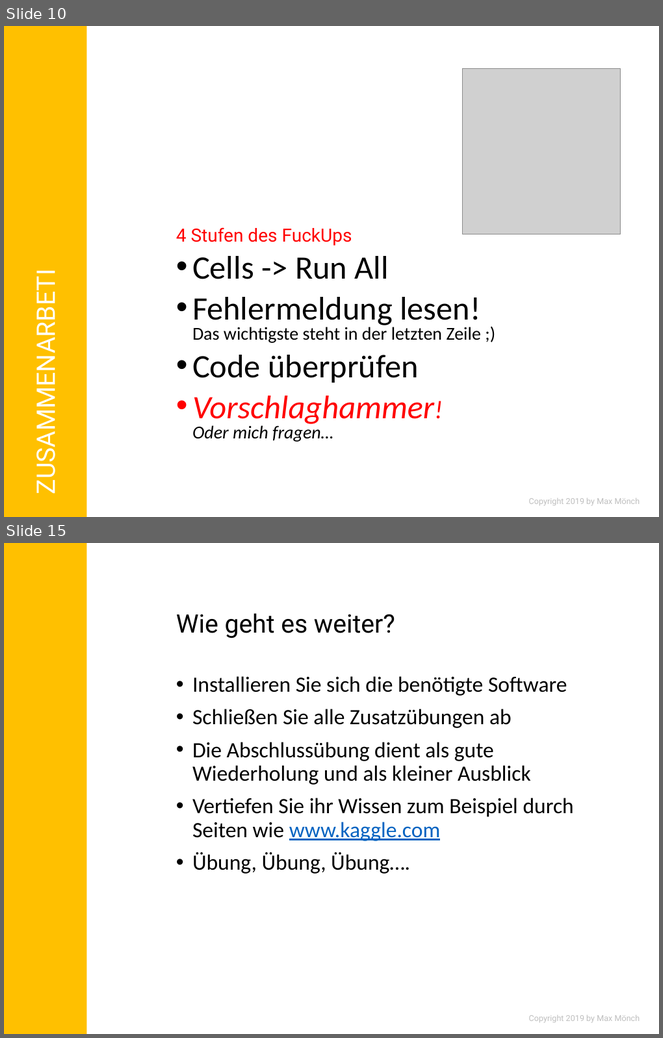
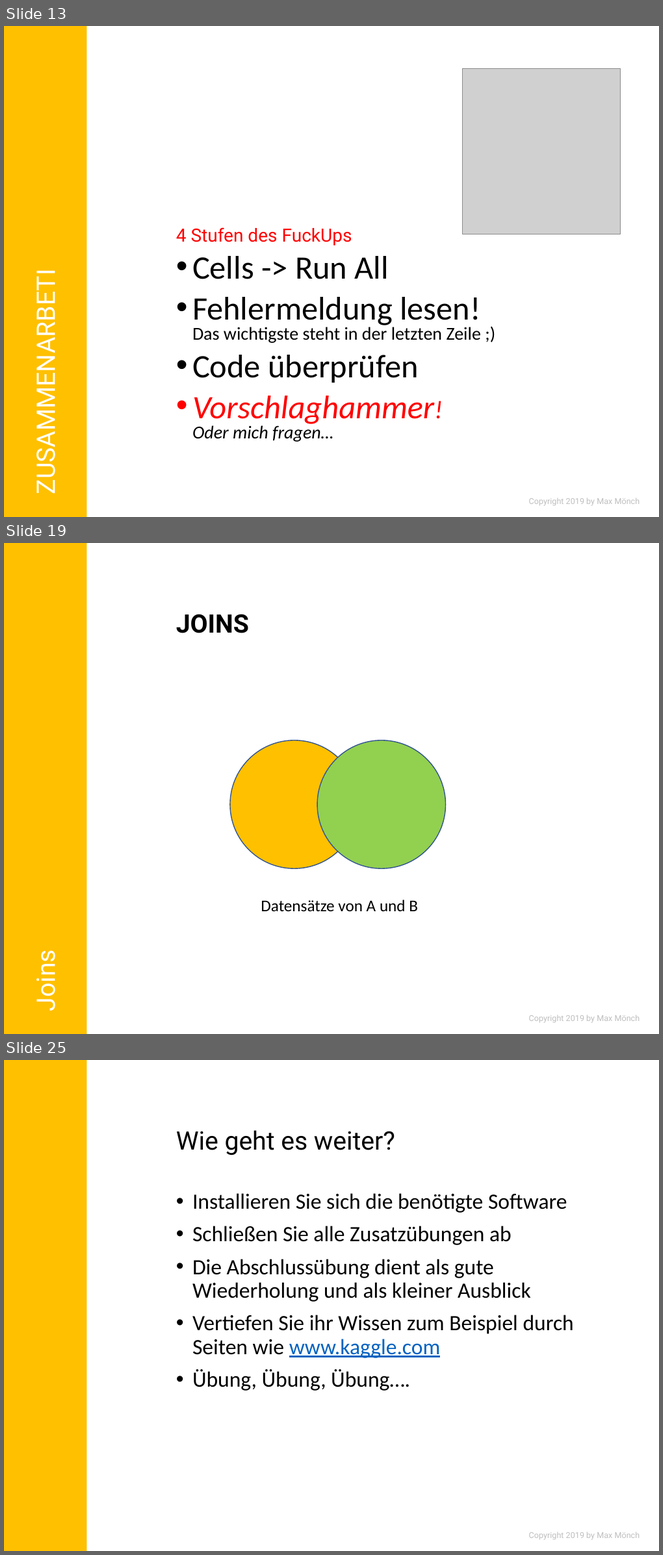
Before and after one commit to MonksterFX/pandas-basic, a slide deck: praesentation/pandas-basic.pptx. Shown one above the other, each under a label of ours: slides 10 and 15 before the commit, slides 13, 19 and 25 after it; the slides between them are not shown. The pictures are 663x1038 and 663x1555 pixels, drawn with LibreOffice and Linux fonts; fonts in the diff are those of the drawing; grey boxes stand for pictures; background and template pictures are left out. Boxes give left, top, right and bottom in pixels: in the first picture for what was removed or moved away, otherwise in the second. Text is boxed around its words. In the diff, an @@ line names an element or a change of style, - is before the commit and + after.

```diff
--- a/praesentation/pandas-basic.pptx
+++ b/praesentation/pandas-basic.pptx
@@ slide 19 added at [4, 543, 659, 1034], background #FFFFFF; not listed: 2 template elements that a slide beside it also shows @@
@@ title added at [176, 614, 249, 633], 28 pt, text #000000, bold @@
+JOINS
@@ ellipse added at [230, 740, 358, 869], fill #FFC000, outline #325491 1 pt @@
@@ ellipse added at [317, 740, 445, 869], fill #92D050, outline #325491 1 pt @@
@@ text added at [261, 900, 418, 912], 18 pt, text #000000 @@
+Datensätze von A und B
@@ text added at [28, 956, 62, 1010], 28 pt, text #FFFFFF @@
+Joins
@@ what was slide 10 is now slide 13 @@
@@ what was slide 15 is now slide 25 @@
```
Also in this commit, not shown: 3 slides changed, 9 other slides added, 11 other files.
